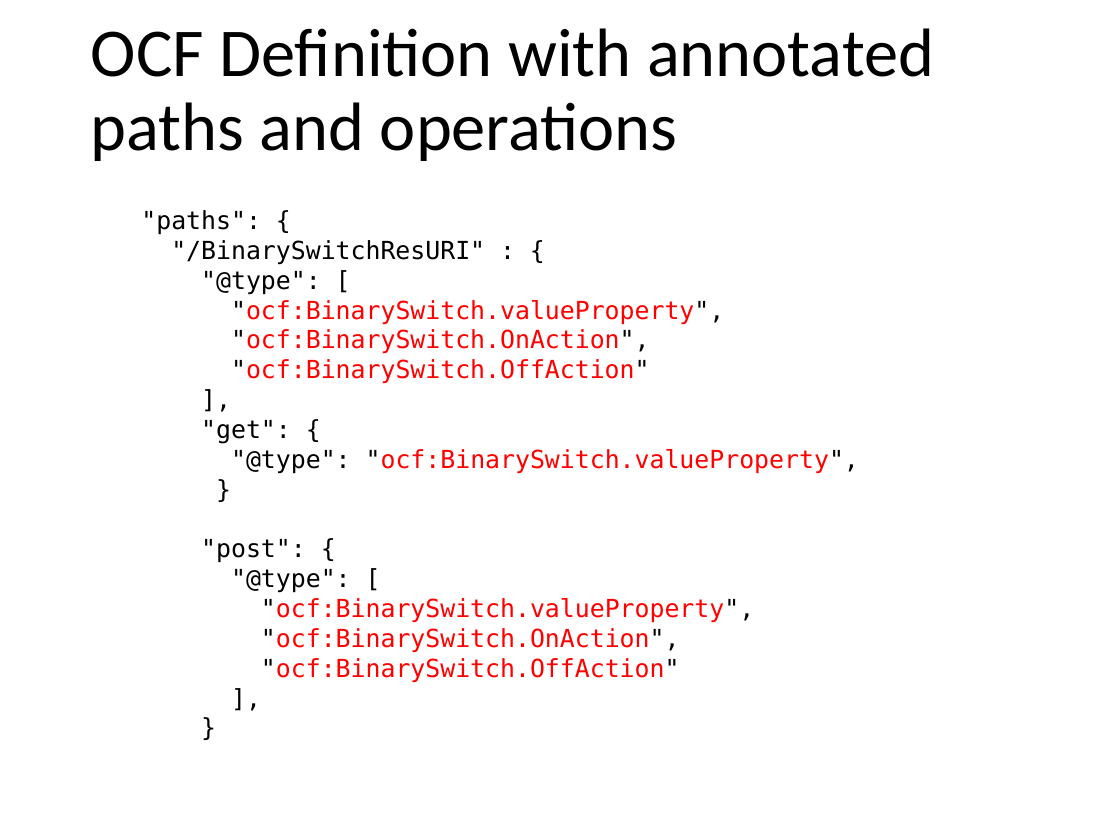
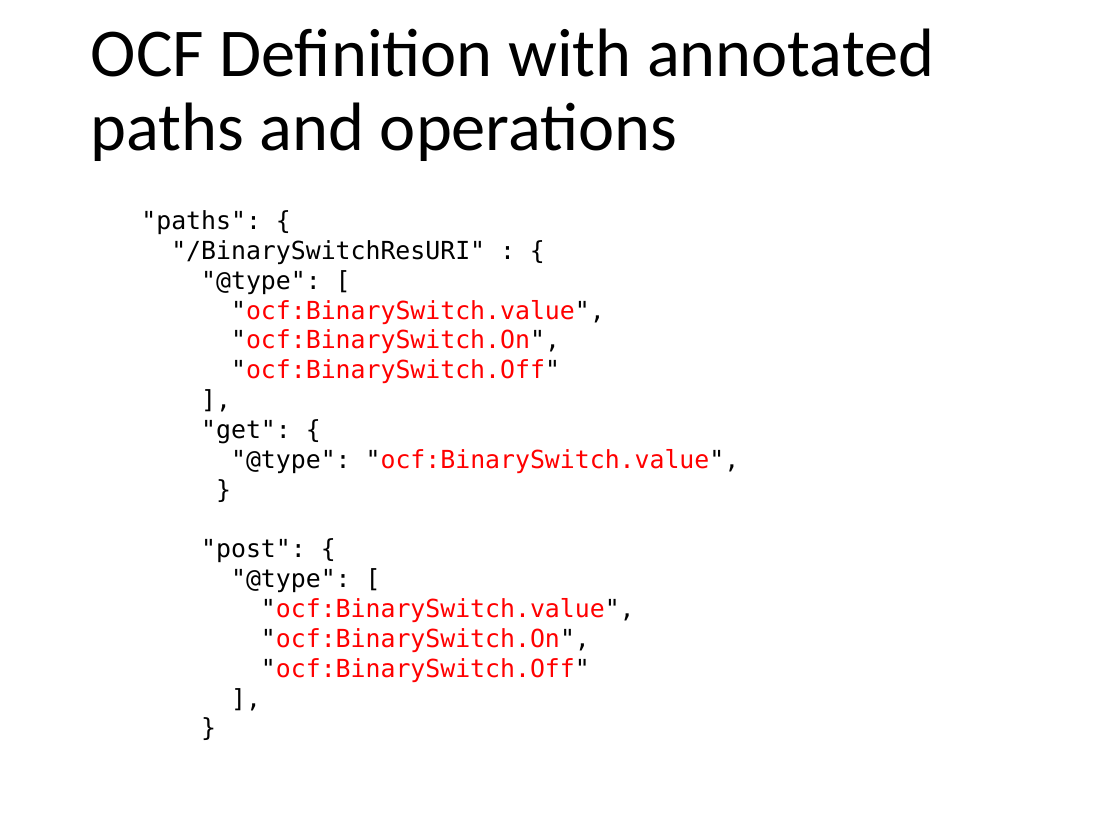
Before and after one commit to mjkoster/ODM-Examples, a slide deck: slide 26 of ODM-CDF.pptx. Drawn at 1120x840 pixels with LibreOffice and Linux fonts; fonts in the diff are those of the drawing. Boxes give left, top, right and bottom in pixels: in the first picture for what was removed or moved away, otherwise in the second. Text is boxed around its words. In the diff, an @@ line names an element or a change of style, - is before the commit and + after.

Commit message:
Add TDL to slides
Also align terms and fix typos

```diff
--- a/ODM-CDF.pptx
+++ b/ODM-CDF.pptx
@@ text at (231,300,605,384): text changed @@
-"ocf:BinarySwitch.valueProperty",
-"ocf:BinarySwitch.OnAction",
-"ocf:BinarySwitch.OffAction"
+"ocf:BinarySwitch.value",
+"ocf:BinarySwitch.On",
+"ocf:BinarySwitch.Off"
@@ text at (231,449,740,474): text changed @@
-"@type": "ocf:BinarySwitch.valueProperty",
+"@type": "ocf:BinarySwitch.value",
@@ text at (261,598,635,683): text changed @@
-"ocf:BinarySwitch.valueProperty",
-"ocf:BinarySwitch.OnAction",
-"ocf:BinarySwitch.OffAction"
+"ocf:BinarySwitch.value",
+"ocf:BinarySwitch.On",
+"ocf:BinarySwitch.Off"
```
Also in this commit, not shown: 15 other slides changed, 8 slides added, 2 other files.
